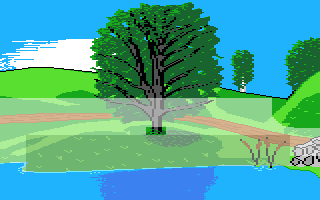
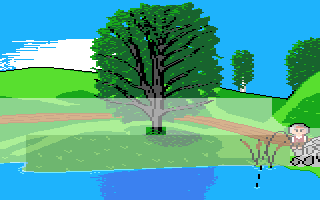
Revision of a layered (320, 200) image; what changed, layer by layer:
added layer "bilbo" above "foreground" over box(254, 123, 310, 189)
